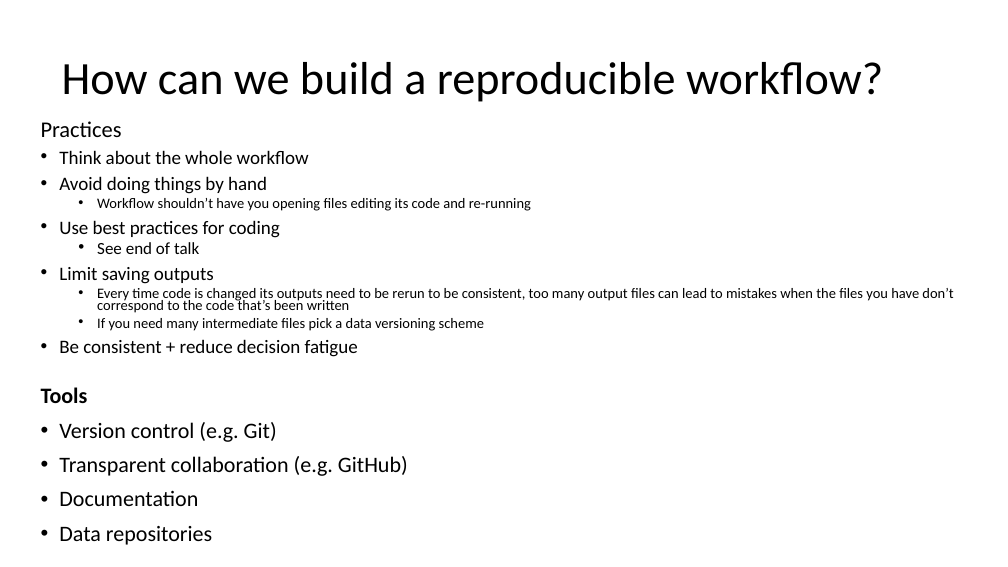
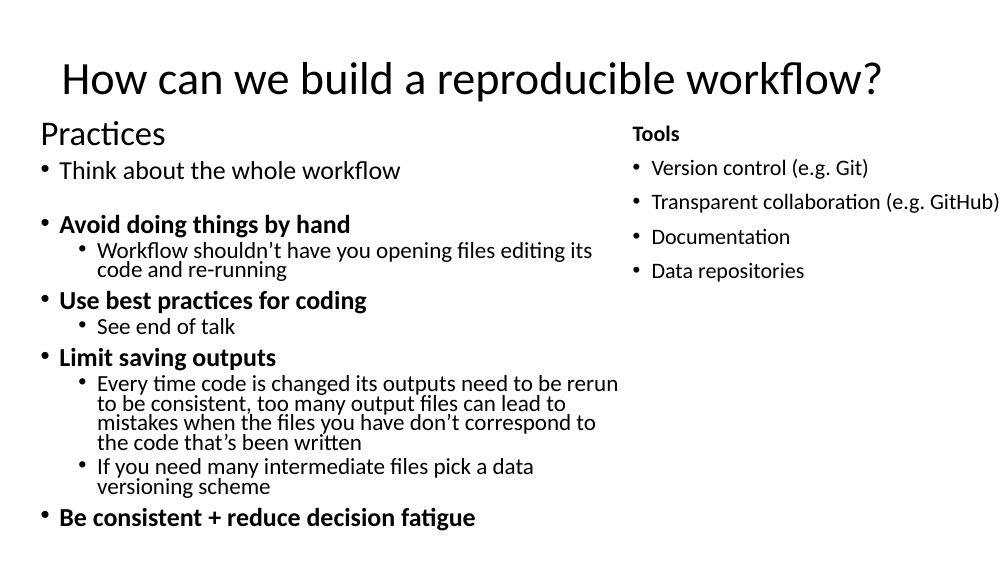
Before and after one commit to UO-Data-Science/NetNeuro2024, a slide deck: slide 12 of docs/slides/Good_Data_Practices.pptx. Drawn at 1008x567 pixels with LibreOffice and Linux fonts; fonts in the diff are those of the drawing. Boxes give left, top, right and bottom in pixels: in the first picture for what was removed or moved away, otherwise in the second. Text is boxed around its words. In the diff, an @@ line names an element or a change of style, - is before the commit and + after.

```diff
--- a/docs/slides/Good_Data_Practices.pptx
+++ b/docs/slides/Good_Data_Practices.pptx
@@ text "Practices" at (41, 121, 618, 531): size 21.4 to 33 pt in "Practices"; size 18.1 to 24.8 pt in "Think about the whole workflow", "Avoid doing things by hand", "Use best practices for coding", "Limit saving outputs" and 1 more places; bold on in "Avoid doing things by hand", "Use best practices for coding", "Limit saving outputs", "Be consistent + reduce decision fatigue"; size 13.8 to 22 pt in "Workflow shouldn’t have you opening files editing ...", "Every time code is changed its outputs ...", "If you need many intermediate files pick ..."; size 16.1 to 22 pt in "See end of talk" @@
@@ text "Tools": place and size @@
-text "Tools" at (41, 387, 408, 545)
+text "Tools" at (633, 125, 1000, 282)
```
Also in this commit, not shown: 12 other slides changed, 1 slide added.
